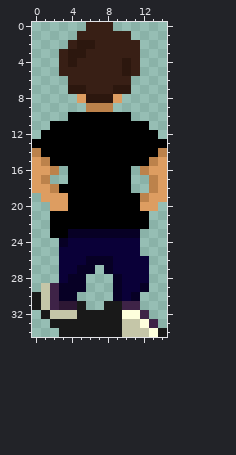
Edited in one commit: pixel-art sprite (My project/Assets/Player/up4.png). The picture above was drawn from the file before the commit.
The file is 15x35 pixels.
And afterwards:
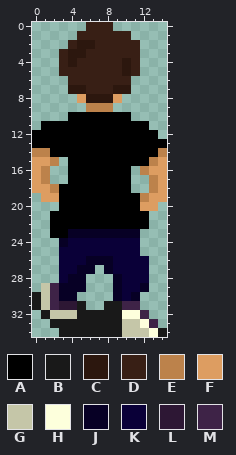
Palette (. is transparent): A #000000  B #191919  C #2c170e  D #381f15  E #bc824b  F #dd9d61  G #c5c6a8  H #fdffdc  J #070025  K #0a0038  L #2d1734  M #3e2347
What changed:
Changed rows in their new state; - is an unchanged pixel.
first column x 0:
11 -A--
12 A---
14 -E--
15 -FE.
16 -E.-
19 ---A
20 --.A
Pixel boxes of the changes (left, top, right, bottom) in both pictures:
changed: (32, 121, 68, 211)
